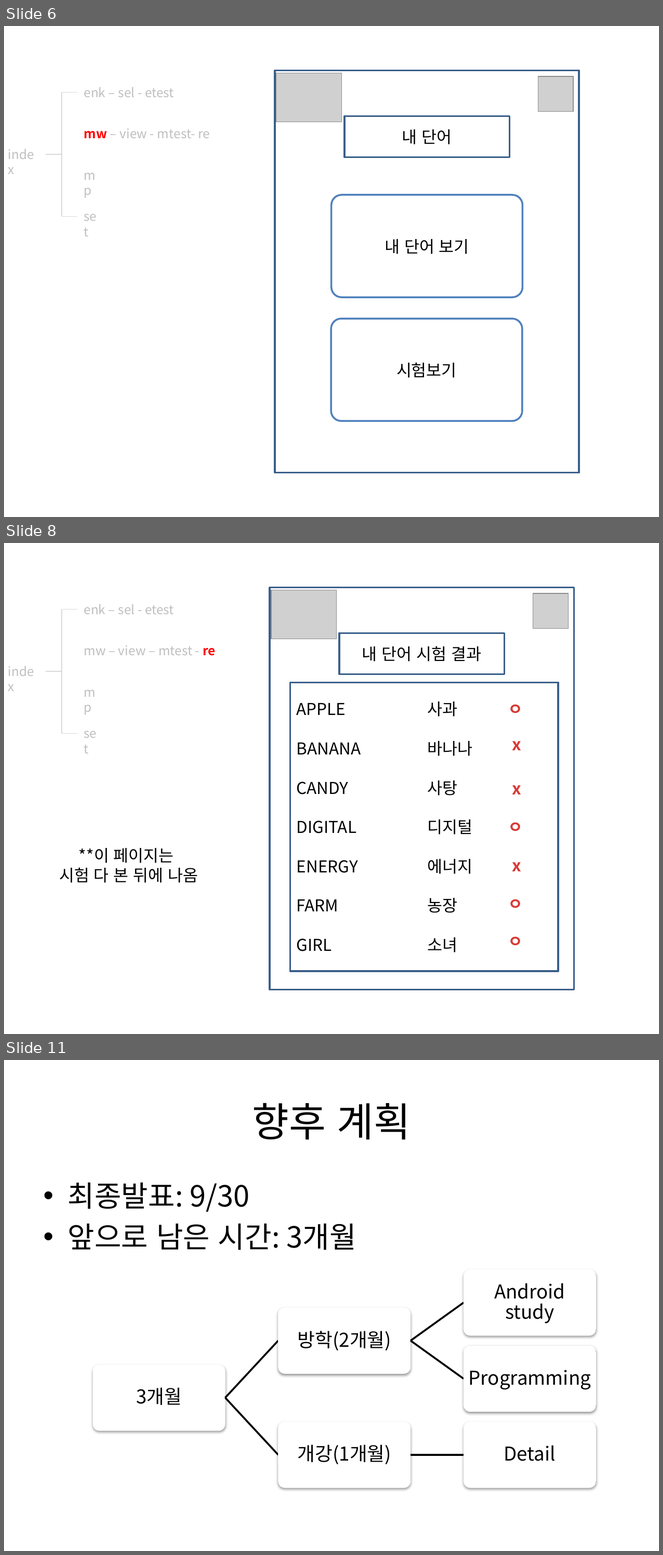
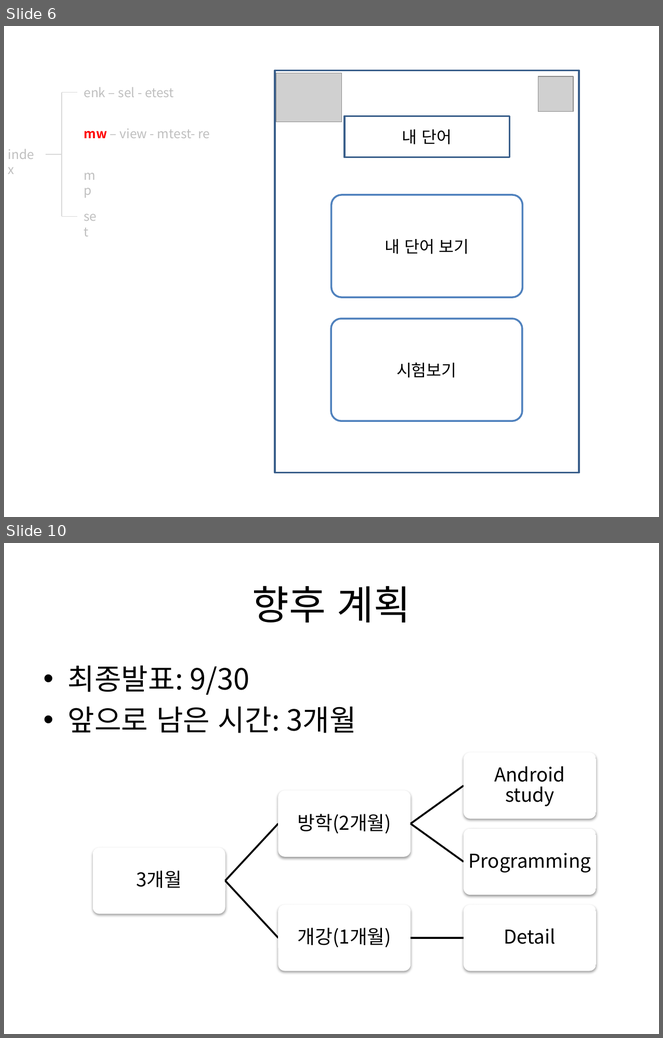
Before and after one commit to Hline/WordWorld, a slide deck: Word World.pptx. Shown one above the other, each under a label of ours: slides 6, 8 and 11 before the commit, slides 6 and 10 after it; the slides between them are not shown. The pictures are 663x1555 and 663x1038 pixels, drawn with LibreOffice and Linux fonts; fonts in the diff are those of the drawing; grey boxes stand for pictures. Boxes give left, top, right and bottom in pixels: in the first picture for what was removed or moved away, otherwise in the second. Text is boxed around its words. In the diff, an @@ line names an element or a change of style, - is before the commit and + after.

```diff
--- a/Word World.pptx
+++ b/Word World.pptx
@@ slide 8 removed at (x1=4, y1=543, x2=659, y2=1034), background #FFFFFF @@
@@ rectangle removed at (x1=270, y1=588, x2=574, y2=990) @@
@@ text removed at (x1=84, y1=604, x2=174, y2=614) @@
-enk – sel - etest
@@ picture removed at (x1=271, y1=590, x2=337, y2=639) @@
@@ picture removed at (x1=533, y1=593, x2=568, y2=629) @@
@@ line removed from (77, 609) to (62, 609) @@
@@ line removed from (62, 609) to (62, 734) @@
@@ rectangle removed at (x1=339, y1=633, x2=505, y2=675) @@
-내 단어 시험 결과
@@ text removed at (x1=84, y1=645, x2=216, y2=656) @@
-mw – view – mtest - re
@@ text removed at (x1=4, y1=661, x2=46, y2=682) @@
-index
@@ line removed from (46, 671) to (62, 671) @@
@@ text removed at (x1=77, y1=681, x2=110, y2=704) @@
-mp
@@ rectangle removed at (x1=291, y1=682, x2=558, y2=971) @@
-APPLE 사과
-BANANA 바나나
-CANDY 사탕
-DIGITAL 디지털
-ENERGY 에너지
-FARM 농장
-GIRL 소녀
@@ text removed at (x1=508, y1=704, x2=523, y2=714) @@
-ㅇ
@@ text removed at (x1=77, y1=722, x2=107, y2=745) @@
-set
@@ line removed from (62, 734) to (77, 734) @@
@@ text removed at (x1=512, y1=741, x2=521, y2=750) @@
-x
@@ text removed at (x1=512, y1=785, x2=521, y2=795) @@
-x
@@ text removed at (x1=508, y1=822, x2=523, y2=832) @@
-ㅇ
@@ text removed at (x1=59, y1=848, x2=198, y2=883) @@
-**이 페이지는
-시험 다 본 뒤에 나옴
@@ text removed at (x1=512, y1=862, x2=521, y2=872) @@
-x
@@ text removed at (x1=508, y1=899, x2=523, y2=909) @@
-ㅇ
@@ text removed at (x1=508, y1=937, x2=523, y2=946) @@
-ㅇ
@@ what was slide 11 is now slide 10 @@
```
Also in this commit, not shown: 7 slides changed, 1 other file.
